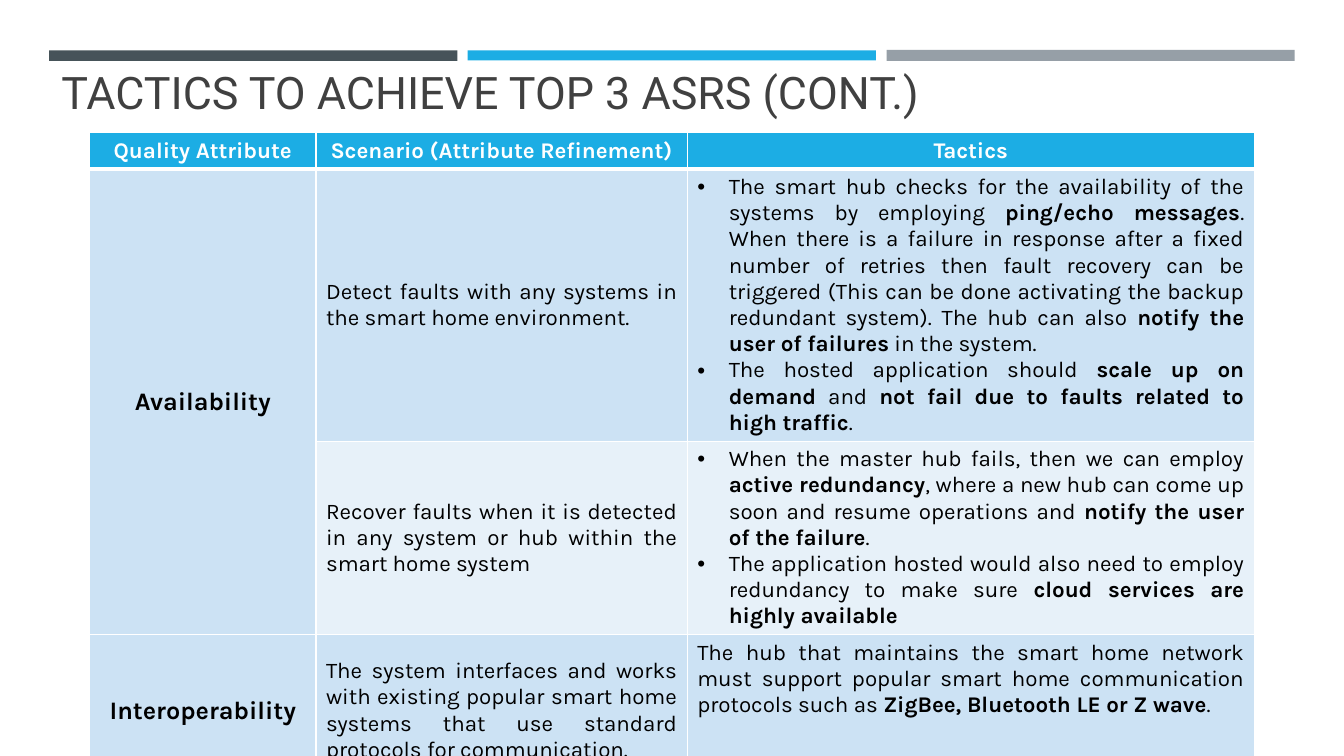
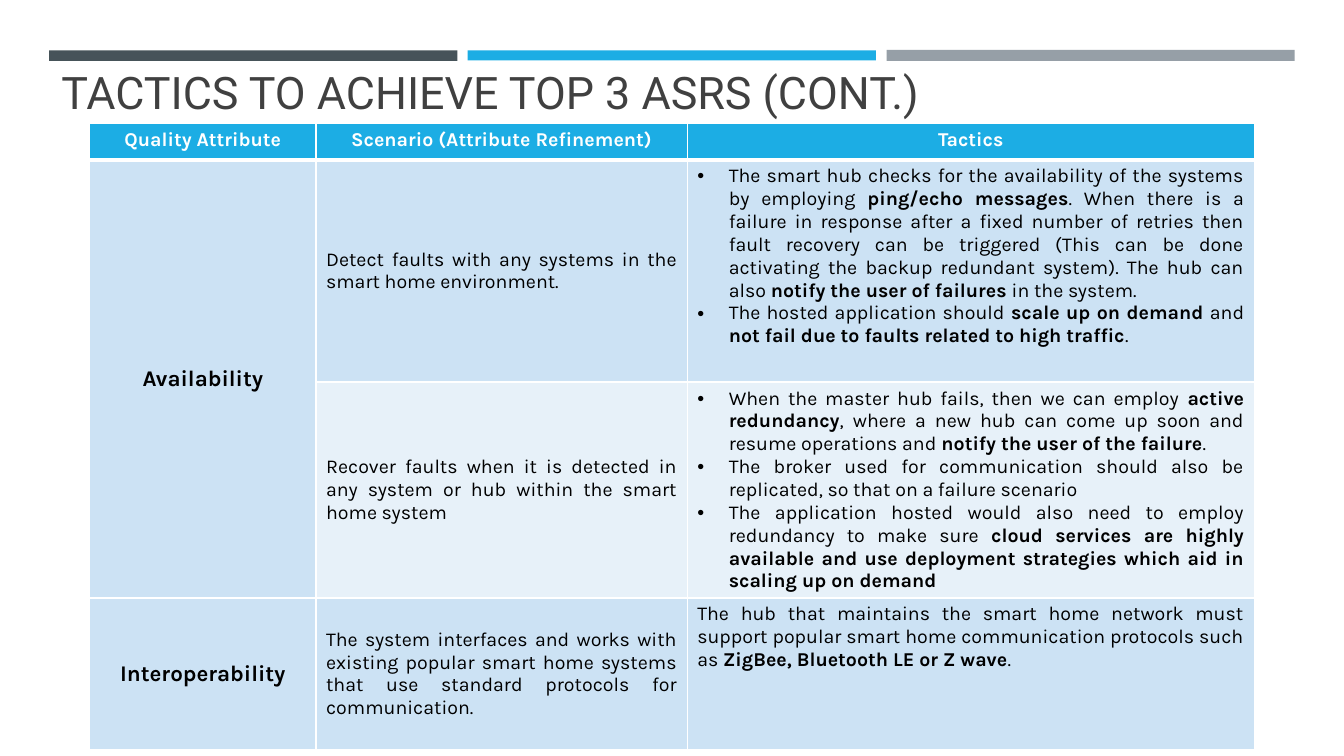
Before and after one commit to Akhilsudh/BITS-Assignment, a slide deck: slide 5 of Semester 2/Software Architecture/Assignment 2/SA-Assignment-2021MT12054.pptx (slide 4 before the commit). Drawn at 1344x756 pixels with LibreOffice and Linux fonts; fonts in the diff are those of the drawing. Boxes give left, top, right and bottom in pixels: in the first picture for what was removed or moved away, otherwise in the second. Text is boxed around its words. In the diff, an @@ line names an element or a change of style, - is before the commit and + after.

```diff
--- a/Semester 2/Software Architecture/Assignment 2/SA-Assignment-2021MT12054.pptx
+++ b/Semester 2/Software Architecture/Assignment 2/SA-Assignment-2021MT12054.pptx
@@ table at (90, 123, 1255, 732) @@
-row 3, column 3: When the master hub fails, then we can employ active redundancy, where a new hub can come up soon and resume operations and notify the user of the failure. / The application hosted would also need to employ redundancy to make sure cloud services are highly available
+row 3, column 3: When the master hub fails, then we can employ active redundancy, where a new hub can come up soon and resume operations and notify the user of the failure. / The broker used for communication should also be replicated, so that on a failure scenario / The application hosted would also need to employ redundancy to make sure cloud services are highly available and use deployment strategies which aid in scaling up on demand
@@ size 16 to 14 pt in "Quality Attribute", "Scenario (Attribute Refinement)", "Tactics", "Detect faults with any systems in the ..." and 5 more places @@
@@ size 18 to 16 pt in "Availability", "Interoperability" @@
@@ table: place and size @@
-table at (90, 133, 1255, 741)
+table at (90, 123, 1255, 732)
```
Also in this commit, not shown: 6 other slides changed, 1 slide added, 7 other files.
